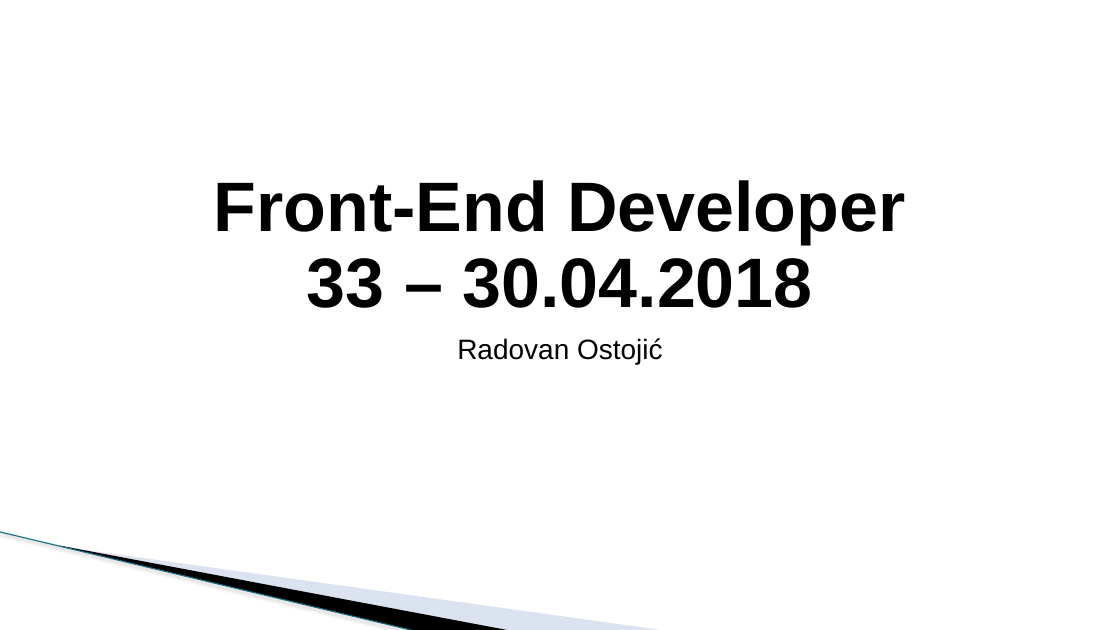
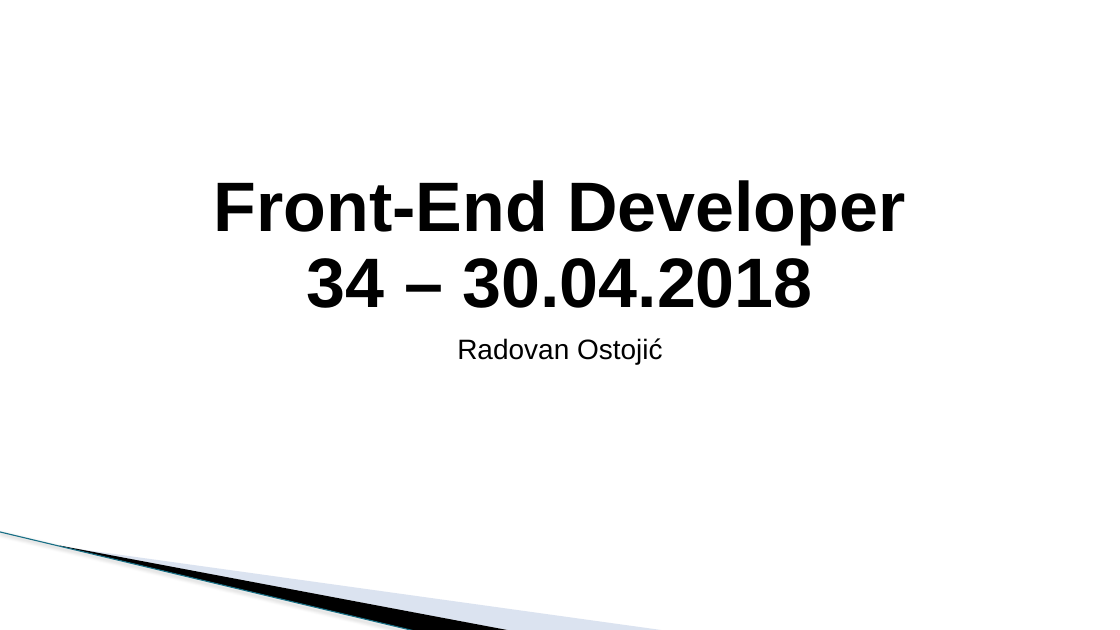
Before and after one commit to todalexcode/kurs-front-end, a slide deck: slide 1 of sesija-33/PPT/Front-End Developer-33.pptx. Drawn at 1120x630 pixels with LibreOffice and Linux fonts; fonts in the diff are those of the drawing; background and template pictures are left out. Boxes give left, top, right and bottom in pixels: in the first picture for what was removed or moved away, otherwise in the second. Text is boxed around its words. In the diff, an @@ line names an element or a change of style, - is before the commit and + after.

```diff
--- a/sesija-33/PPT/Front-End Developer-33.pptx
+++ b/sesija-33/PPT/Front-End Developer-33.pptx
@@ title at box(214, 180, 905, 308): text changed @@
-Front-End Developer
-33 – 30.04.2018
+Front-End Developer
+34 – 30.04.2018
```
Also in this commit, not shown: 3 other slides changed, 4 other files.
